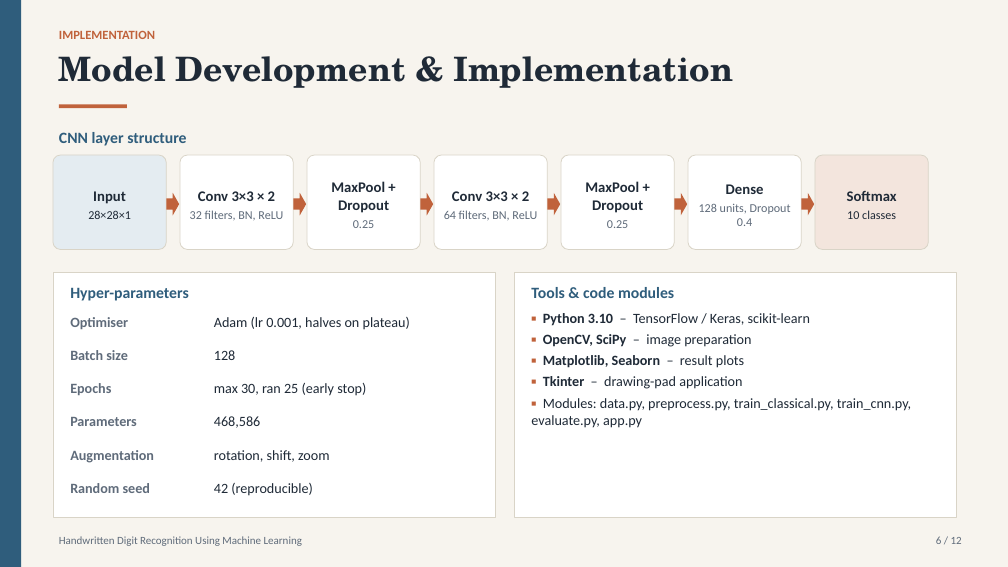
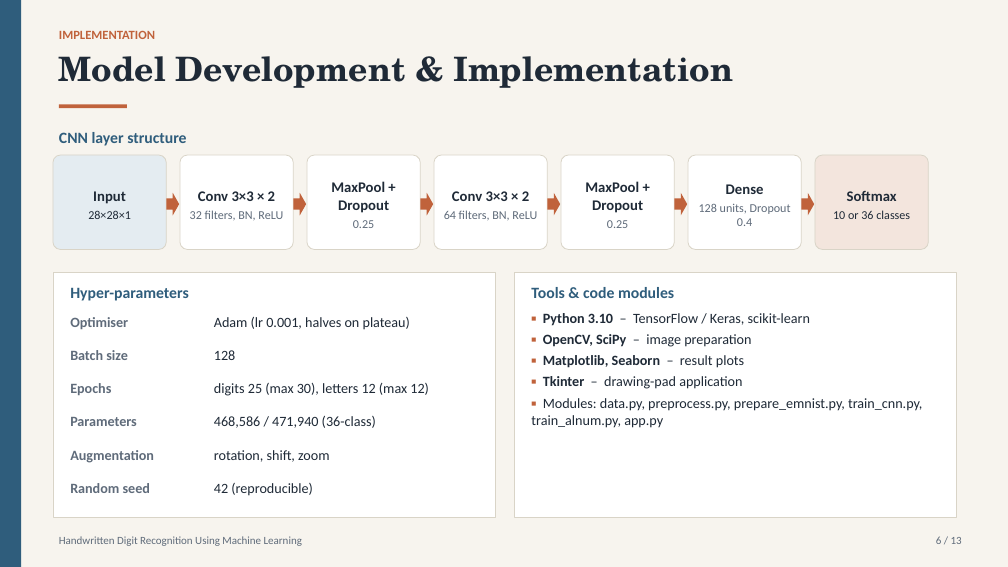
Before and after one commit to LostRunes/digirecog, a slide deck: slide 6 of Handwritten_Digit_Recognition.pptx. Drawn at 1008x567 pixels with LibreOffice and Linux fonts; fonts in the diff are those of the drawing. Boxes give left, top, right and bottom in pixels: in the first picture for what was removed or moved away, otherwise in the second. Text is boxed around its words. In the diff, an @@ line names an element or a change of style, - is before the commit and + after.

Commit message:
Add letter recognition: 36-class CNN on EMNIST (0-9, A-Z), mode switch in app, updated PPT

```diff
--- a/Handwritten_Digit_Recognition.pptx
+++ b/Handwritten_Digit_Recognition.pptx
@@ text at <box>833,210,910,219</box>: text changed @@
-10 classes
+10 or 36 classes
@@ text at <box>214,383,429,396</box>: text changed @@
-max 30, ran 25 (early stop)
+digits 25 (max 30), letters 12 (max 12)
@@ text at <box>214,416,376,428</box>: text changed @@
-468,586
+468,586 / 471,940 (36-class)
@@ text at <box>531,398,922,428</box>: text changed @@
-▪ Modules: data.py, preprocess.py, train_classical.py, train_cnn.py, evaluate.py, app.py
+▪ Modules: data.py, preprocess.py, prepare_emnist.py, train_cnn.py, train_alnum.py, app.py
```
Also in this commit, not shown: 10 other slides changed, 1 slide added, 19 other files.
